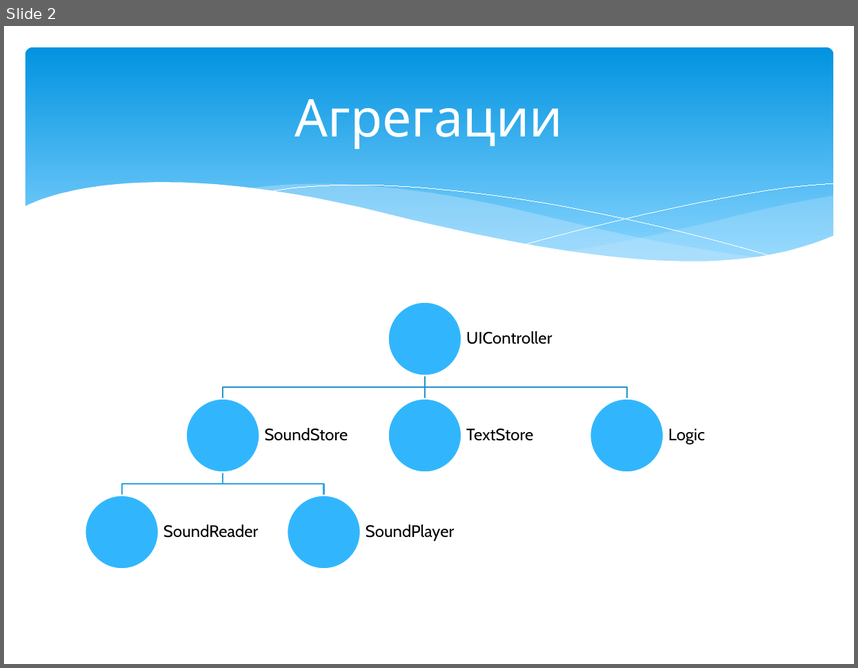
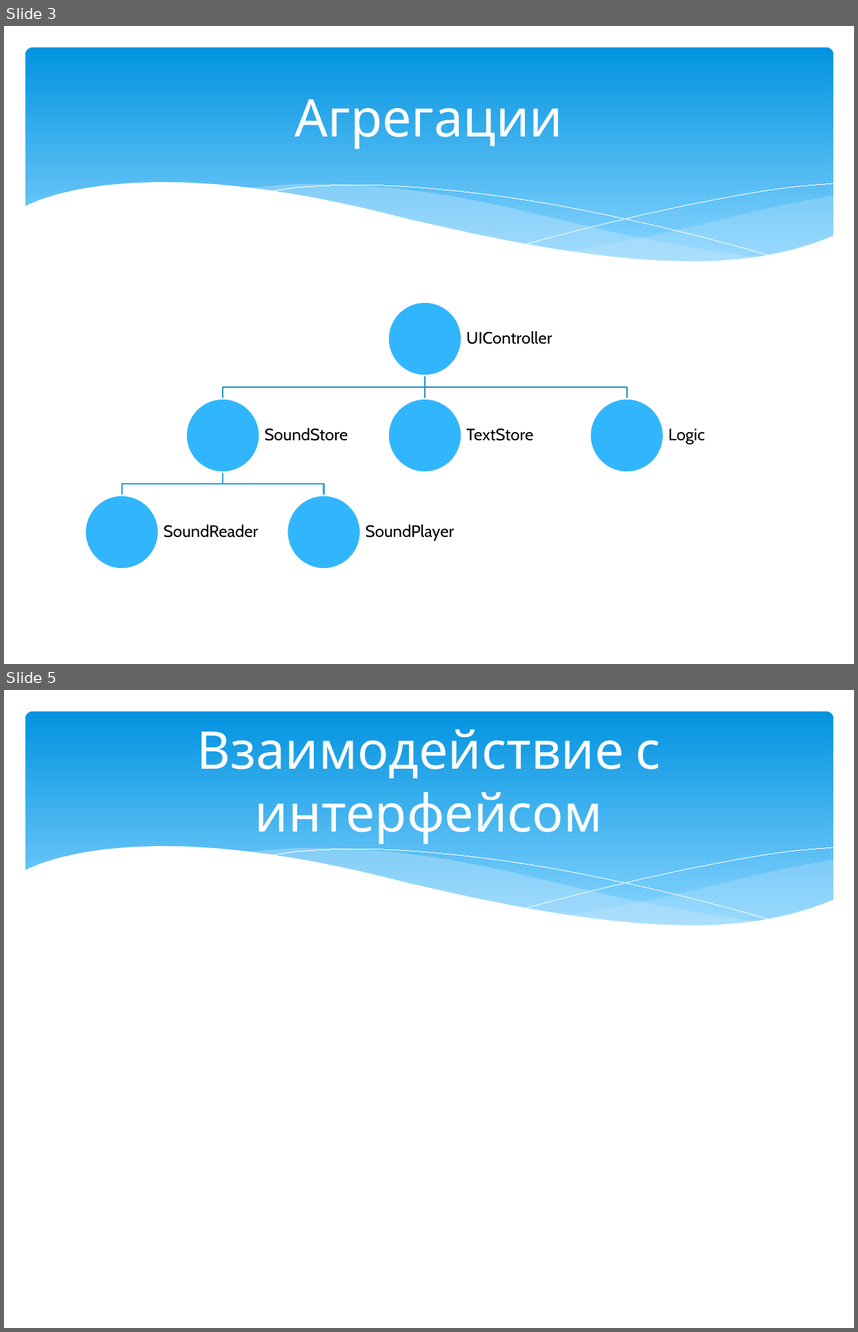
Before and after one commit to GVA-error/eduEnReader, a slide deck: Documentation/aboutClasses.pptx. Shown one above the other, each under a label of ours: slide 2 before the commit, slides 3 and 5 after it; the slides between them are not shown. The pictures are 858x668 and 858x1332 pixels, drawn with LibreOffice and Linux fonts; fonts in the diff are those of the drawing. Boxes give left, top, right and bottom in pixels: in the first picture for what was removed or moved away, otherwise in the second. Text is boxed around its words. In the diff, an @@ line names an element or a change of style, - is before the commit and + after.

```diff
--- a/Documentation/aboutClasses.pptx
+++ b/Documentation/aboutClasses.pptx
@@ slide 5 added at (4, 690, 854, 1328), background #FFFFFF; not listed: 6 template elements that a slide beside it also shows @@
@@ title added at (197, 729, 660, 844), 44 pt, text #FFFFFF @@
+Взаимодействие с интерфейсом
@@ what was slide 2 is now slide 3 @@
```
Also in this commit, not shown: 1 slide changed, 2 other slides added, 1 slide removed, 11 other files.
